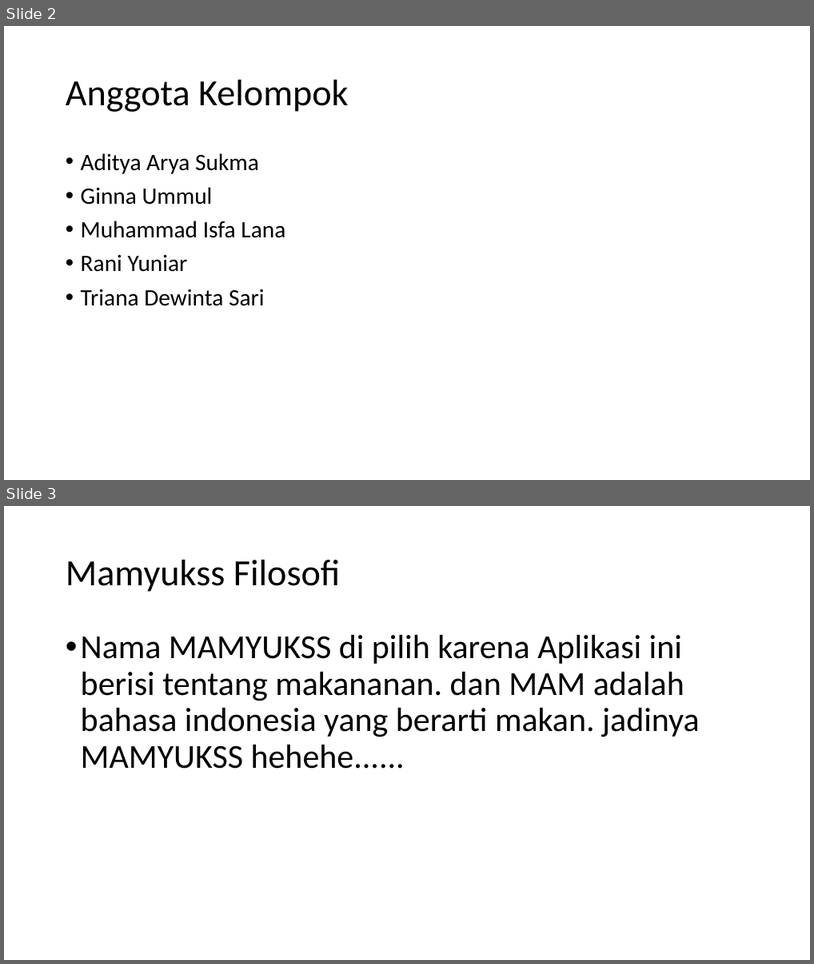
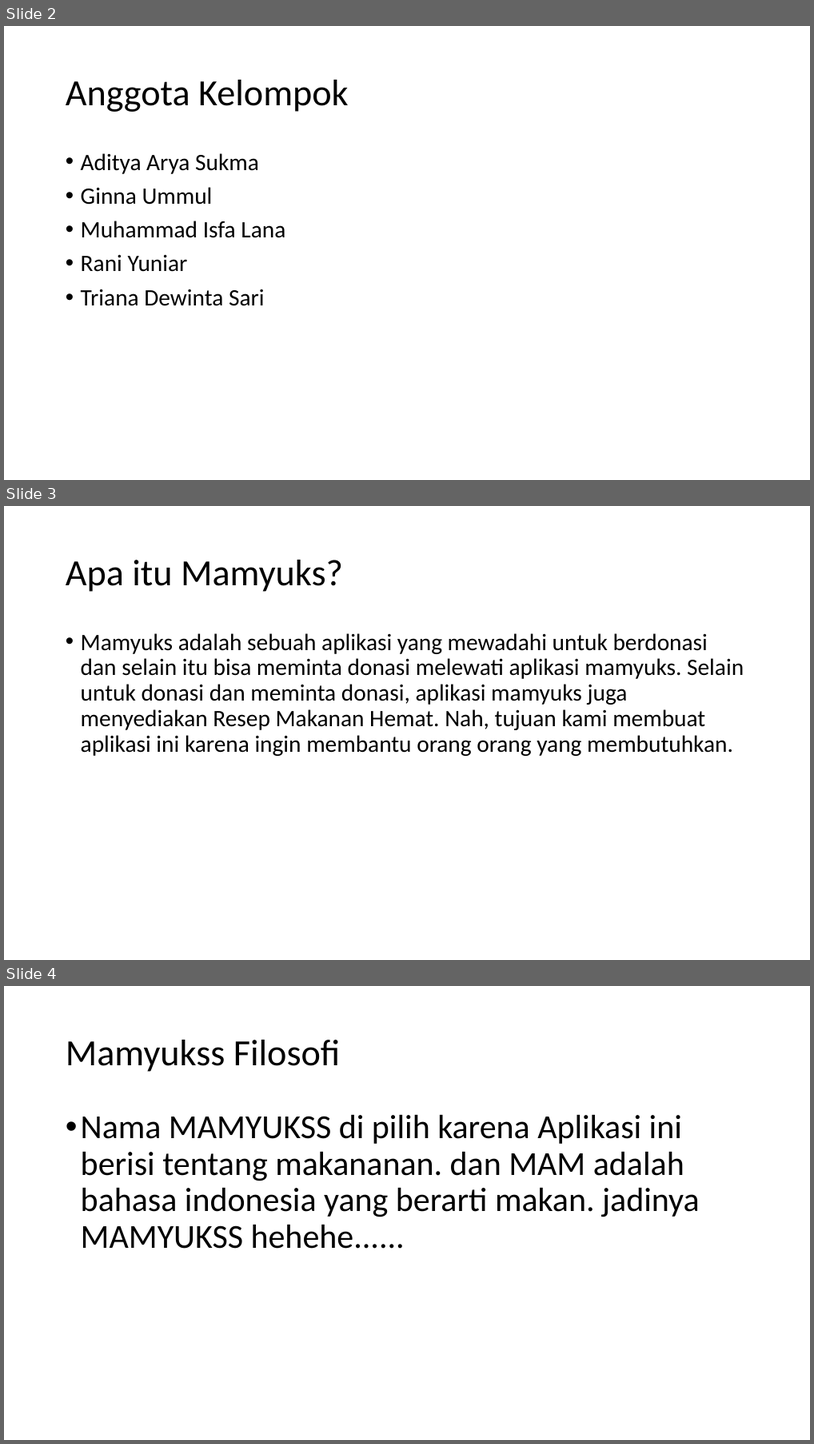
Before and after one commit to adityaaryas/PBO-Kel-4, a slide deck: Kelompok 4/Kelompok 4.pptx. Shown one above the other, each under a label of ours: slides 2 and 3 before the commit, slides 2, 3 and 4 after it. The pictures are 814x964 and 814x1444 pixels, drawn with LibreOffice and Linux fonts; fonts in the diff are those of the drawing. Boxes give left, top, right and bottom in pixels: in the first picture for what was removed or moved away, otherwise in the second. Text is boxed around its words. In the diff, an @@ line names an element or a change of style, - is before the commit and + after.

```diff
--- a/Kelompok 4/Kelompok 4.pptx
+++ b/Kelompok 4/Kelompok 4.pptx
@@ slide 3 added at (4, 506, 810, 960), background #FFFFFF @@
@@ title added at (66, 560, 343, 592), 44 pt, text #000000 @@
+Apa itu Mamyuks?
@@ text added at (81, 633, 744, 756), 28 pt, text #000000 @@
+• Mamyuks adalah sebuah aplikasi yang mewadahi untuk berdonasi dan selain itu bisa meminta donasi melewati aplikasi mamyuks. Selain untuk donasi dan meminta donasi, aplikasi mamyuks juga menyediakan Resep Makanan Hemat. Nah, tujuan kami membuat aplikasi ini karena ingin membantu orang orang yang membutuhkan.
@@ what was slide 3 is now slide 4 @@
```
Also in this commit, not shown: 1 slide removed.
